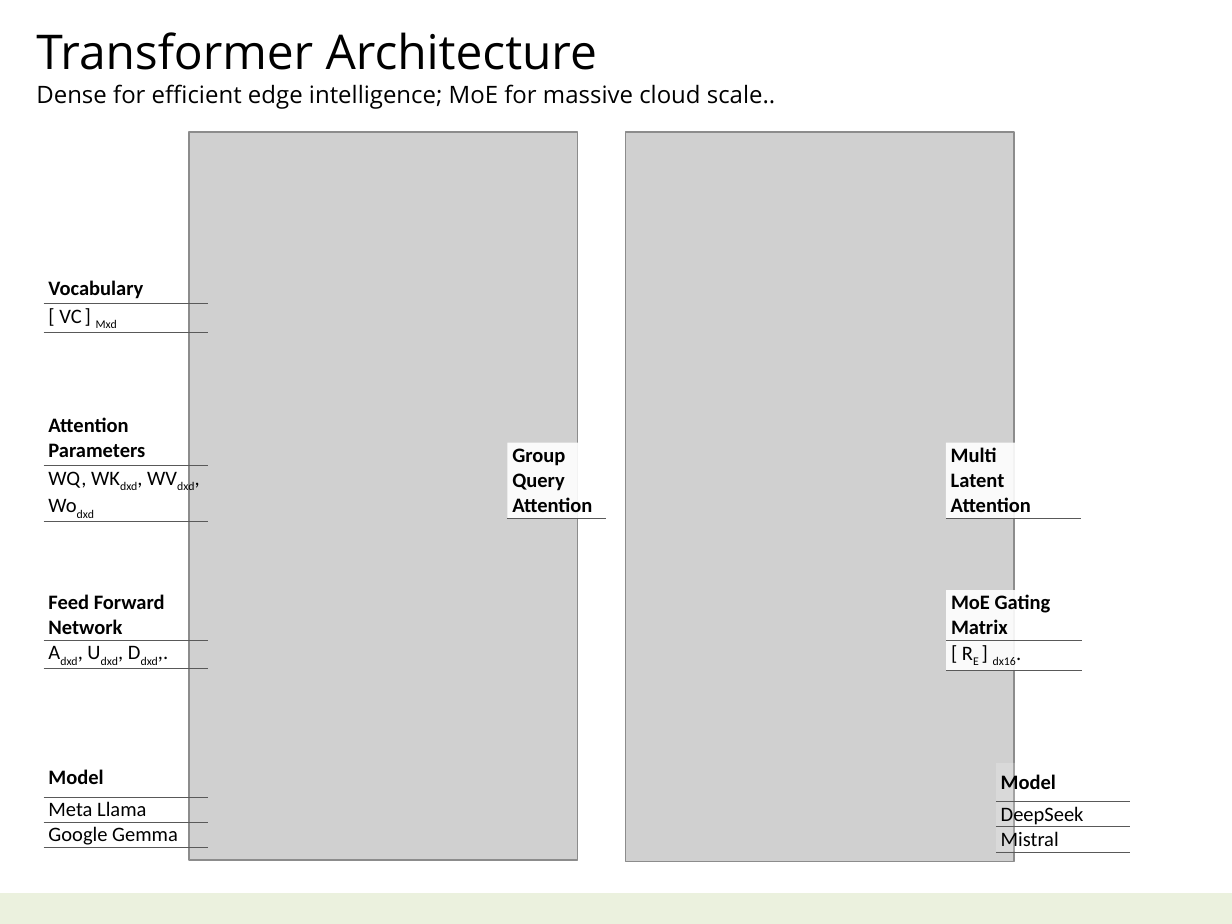
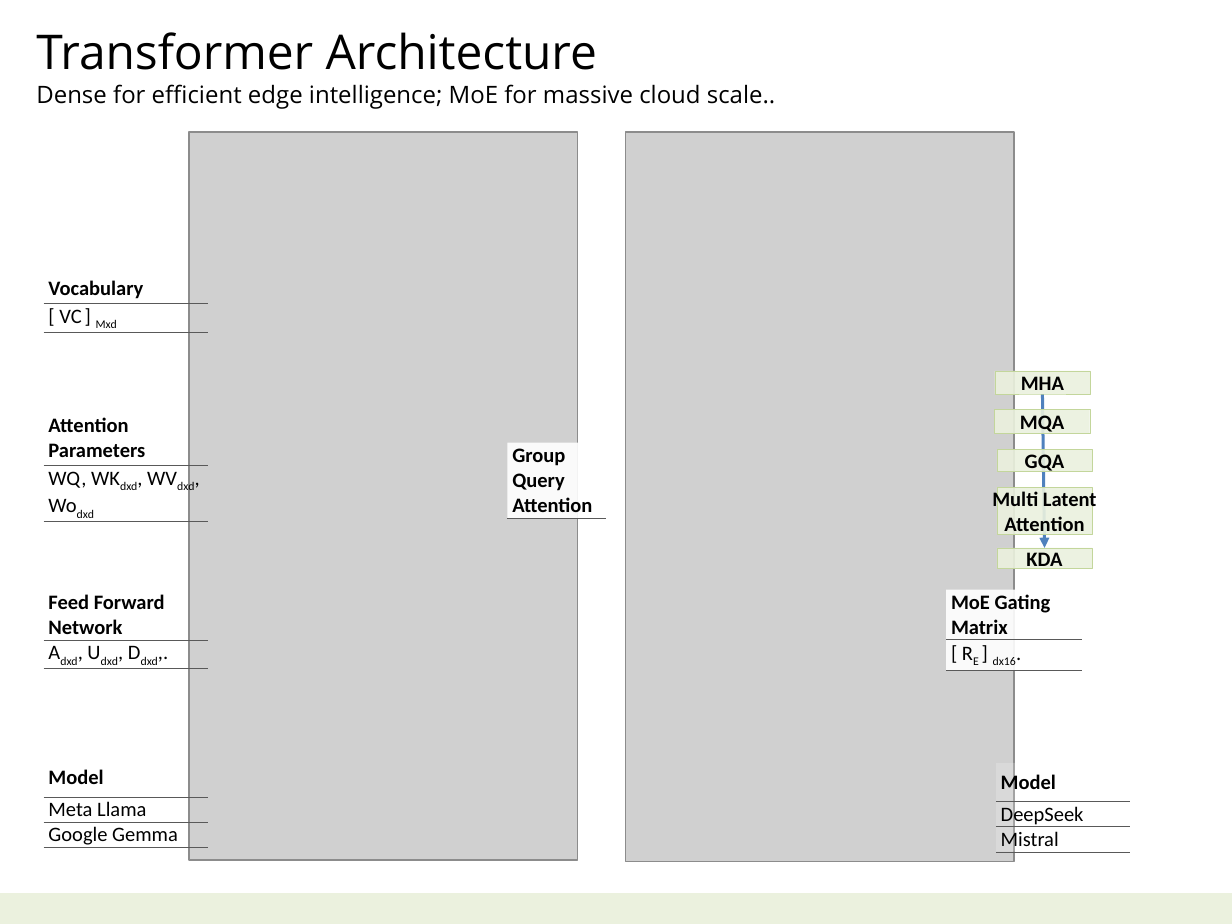
Before and after one commit to navibator/crazy-ai, a slide deck: slide 7 of ai-gemma.pptx. Drawn at 1232x924 pixels with LibreOffice and Linux fonts; fonts in the diff are those of the drawing; grey boxes stand for pictures. Boxes give left, top, right and bottom in pixels: in the first picture for what was removed or moved away, otherwise in the second. Text is boxed around its words. In the diff, an @@ line names an element or a change of style, - is before the commit and + after.

```diff
--- a/ai-gemma.pptx
+++ b/ai-gemma.pptx
@@ rectangle added at (x1=994, y1=371, x2=1089, y2=394), fill #EBF1DE at 90% opacity, outline #C3D69B 0.25 pt, 12 pt, text #000000, bold @@
+MHA
@@ rectangle added at (x1=994, y1=409, x2=1089, y2=432), fill #EBF1DE at 90% opacity, outline #C3D69B 0.25 pt, 12 pt, text #000000, bold @@
+MQA
@@ arrow added from (1042, 394) to (1045, 548), #4F81BD 1.75 pt @@
@@ table removed at (x1=946, y1=442, x2=1082, y2=516), 1 rows, 1 columns @@
-Multi / Latent / Attention
@@ rectangle added at (x1=997, y1=450, x2=1092, y2=472), fill #EBF1DE at 90% opacity, outline #C3D69B 0.25 pt, 12 pt, text #000000, bold @@
+GQA
@@ rectangle added at (x1=997, y1=487, x2=1092, y2=533), fill #EBF1DE at 90% opacity, outline #C3D69B 0.25 pt, 12 pt, text #000000, bold @@
+Multi Latent
+Attention
@@ rectangle added at (x1=997, y1=548, x2=1092, y2=568), fill #EBF1DE at 90% opacity, outline #C3D69B 0.25 pt, 12 pt, text #000000, bold @@
+KDA
```
Also in this commit, not shown: 3 other slides changed, 1 slide added, 2 other files.
